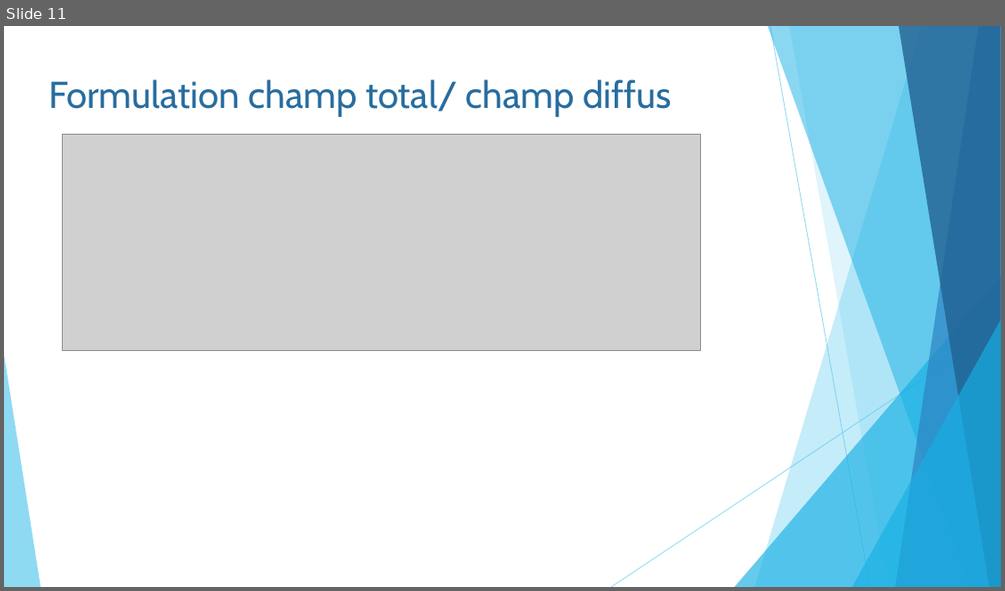
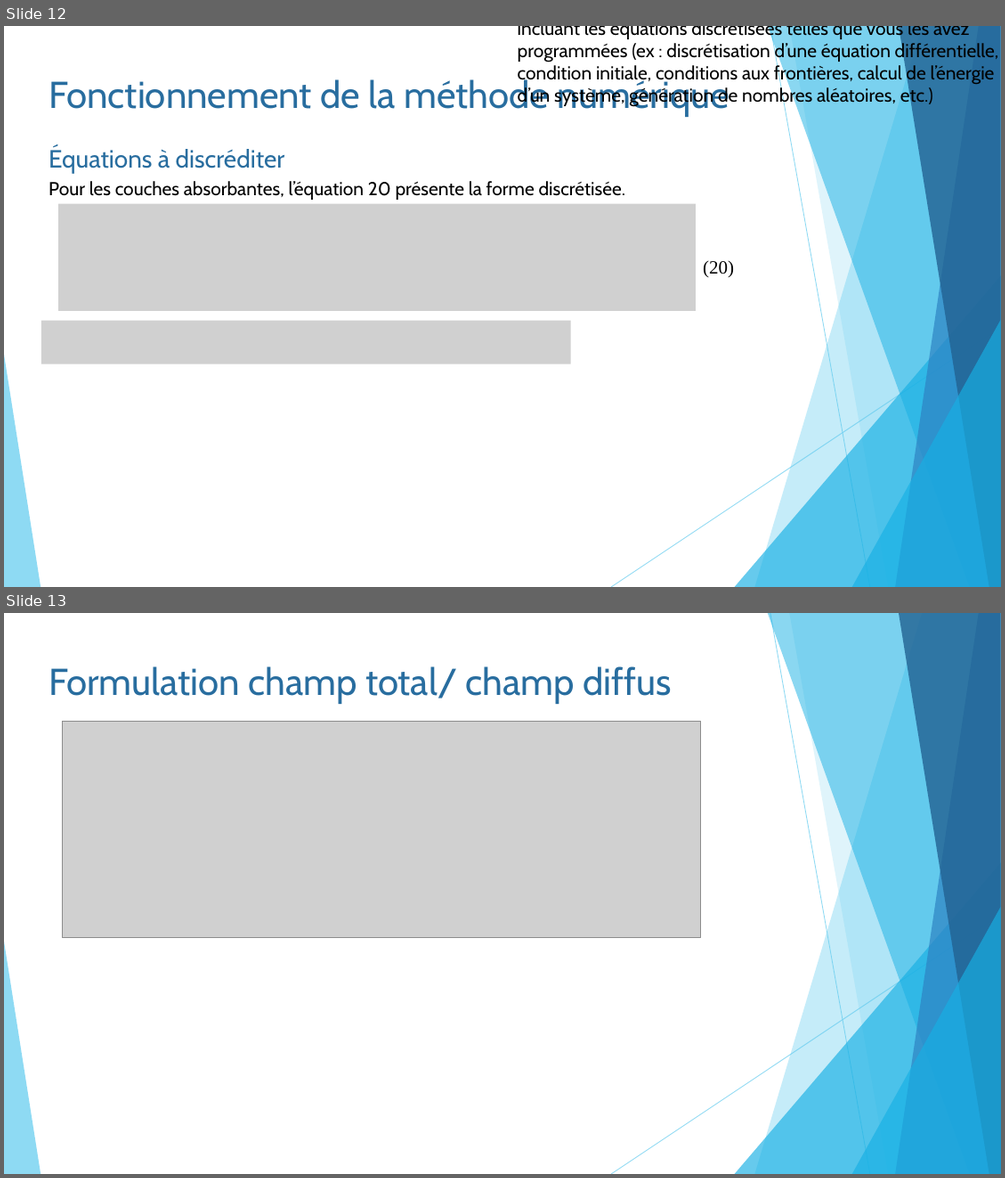
Before and after one commit to pierreluc-plt/ProjetSimulation, a slide deck: Oral/Présentation_Eq11.pptx. Shown one above the other, each under a label of ours: slide 11 before the commit, slides 12 and 13 after it. The pictures are 1005x591 and 1005x1178 pixels, drawn with LibreOffice and Linux fonts; fonts in the diff are those of the drawing; grey boxes stand for pictures. Boxes give left, top, right and bottom in pixels: in the first picture for what was removed or moved away, otherwise in the second. Text is boxed around its words. In the diff, an @@ line names an element or a change of style, - is before the commit and + after.

```diff
--- a/Oral/Présentation_Eq11.pptx
+++ b/Oral/Présentation_Eq11.pptx
@@ slide 12 added at [4,26,1001,587], background #FFFFFF; not listed: 10 template elements that a slide beside it also shows @@
@@ text added at [518,26,999,108], 18 pt, text #000000 @@
+Étapes et fonctionnement de la méthode numérique, en incluant les équations discrétisées telles que vous les avez programmées (ex : discrétisation d’une équation différentielle, condition initiale, conditions aux frontières, calcul de l’énergie d’un système, génération de nombres aléatoires, etc.)
@@ text added at [48,77,729,117], 36 pt, text #286D9F @@
+Fonctionnement de la méthode numérique
@@ text added at [48,147,285,174], 24 pt, text #286D9F @@
+Équations à discréditer
@@ text added at [48,181,626,200], 18 pt, text #000000 @@
+Pour les couches absorbantes, l’équation 20 présente la forme discrétisée.
@@ picture added at [58,204,696,311] @@
@@ text added at [703,261,734,277], 18 pt, text #000000 @@
+(20)
@@ picture added at [41,321,571,364] @@
@@ what was slide 11 is now slide 13 @@
```
Also in this commit, not shown: 1 slide changed, 1 other slide added.
